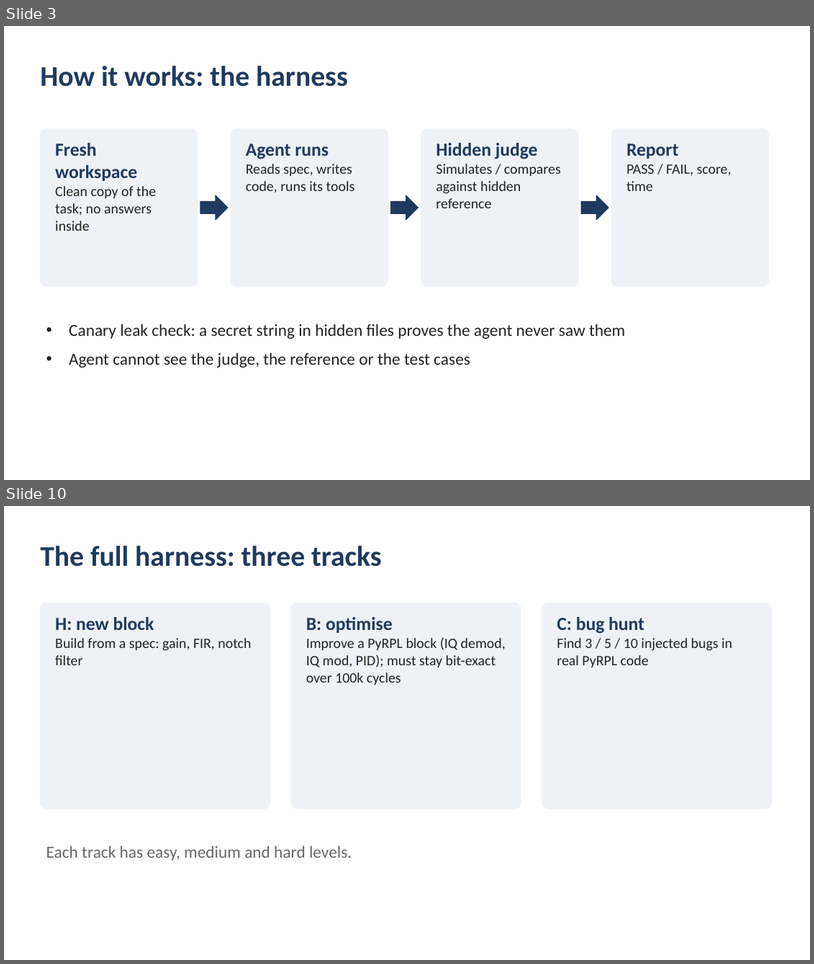
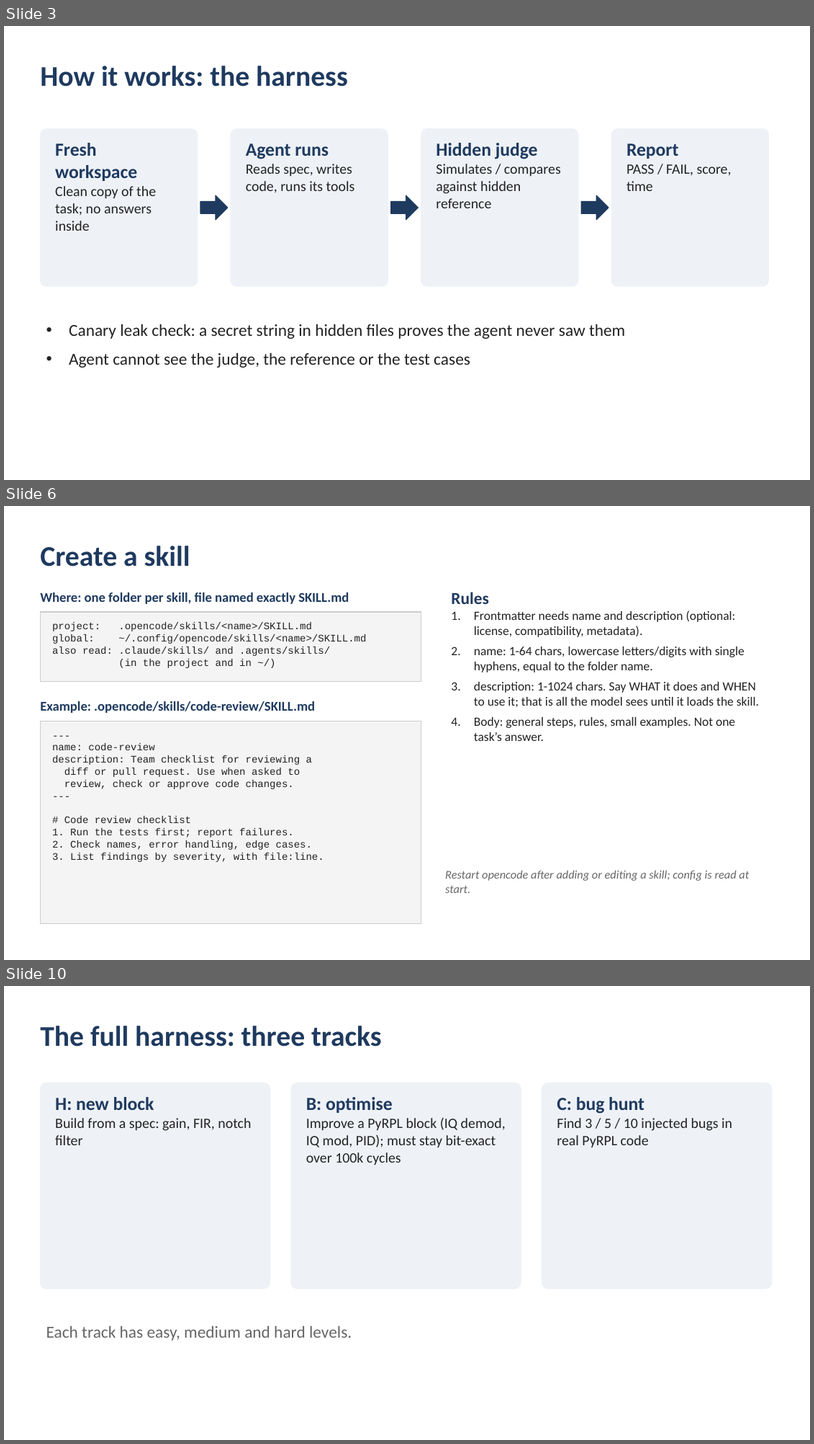
Before and after one commit to SiddharthaKR/testlocal, a slide deck: docs/AI_FPGA_demo_summary.pptx. Shown one above the other, each under a label of ours: slides 3 and 10 before the commit, slides 3, 6 and 10 after it; the slides between them are not shown. The pictures are 814x964 and 814x1444 pixels, drawn with LibreOffice and Linux fonts; fonts in the diff are those of the drawing. Boxes give left, top, right and bottom in pixels: in the first picture for what was removed or moved away, otherwise in the second. Text is boxed around its words. In the diff, an @@ line names an element or a change of style, - is before the commit and + after.

```diff
--- a/docs/AI_FPGA_demo_summary.pptx
+++ b/docs/AI_FPGA_demo_summary.pptx
@@ slide 6 added at [4,506,810,960], background #FFFFFF @@
@@ text added at [40,546,190,566], 34 pt, text #1F3A5F, bold @@
+Create a skill
@@ text added at [451,592,759,741], 15 pt, text #222222 @@
+Rules
+1. Frontmatter needs name and description (optional: license, compatibility, metadata).
+2. name: 1-64 chars, lowercase letters/digits with single hyphens, equal to the folder name.
+3. description: 1-1024 chars. Say WHAT it does and WHEN to use it; that is all the model sees until it loads the skill.
+4. Body: general steps, rules, small examples. Not one task’s answer.
@@ text added at [40,592,349,604], 16 pt, text #1F3A5F, bold @@
+Where: one folder per skill, file named exactly SKILL.md
@@ rectangle added at [40,612,422,682], fill #F4F4F4, outline #CCCCCC 1 pt @@
@@ text added at [52,622,366,668], 12 pt, text #222222 @@
+project: .opencode/skills/<name>/SKILL.md
+global: ~/.config/opencode/skills/<name>/SKILL.md
+also read: .claude/skills/ and .agents/skills/
+(in the project and in ~/)
@@ text added at [40,701,315,713], 16 pt, text #1F3A5F, bold @@
+Example: .opencode/skills/code-review/SKILL.md
@@ rectangle added at [40,721,422,924], fill #F4F4F4, outline #CCCCCC 1 pt @@
@@ text added at [52,743,324,862], 12 pt, text #222222 @@
+---
+name: code-review
+description: Team checklist for reviewing a
+diff or pull request. Use when asked to
+review, check or approve code changes.
+---
+# Code review checklist
+1. Run the tests first; report failures.
+2. Check names, error handling, edge cases.
+3. List findings by severity, with file:line.
@@ text added at [445,870,749,893], 14 pt, text #666666, italic @@
+Restart opencode after adding or editing a skill; config is read at start.
```
Also in this commit, not shown: 1 slide changed, 4 other slides added, 5 slides removed.
